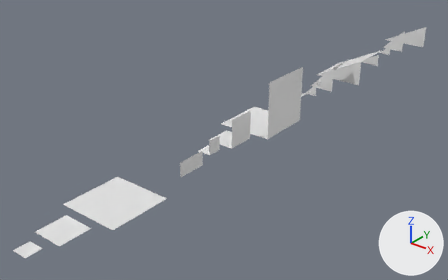
One commit to the FBX model Assets/Models/Environment/BuildingBlocks.fbx: the scene before it, then after it.
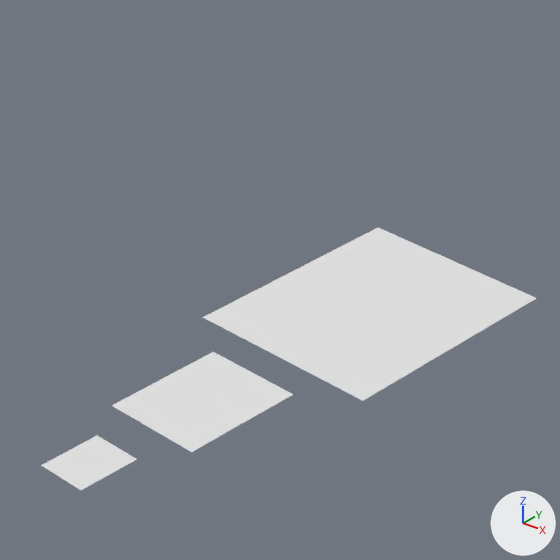
Each version is shown whole from a 50 mm camera at (11.49, -21.05, 8.97) aimed at (-0.98, -5.46, -0.69), then close up on the part from 0% to 39% of the width and 38% to 100% of the height. Every picture has the same lights, and +X, +Y and +Z are marked at lower right. Materials are left out; every surface is plain grey. Where no turn or scale is listed for an object, it has been applied to the vertices.

In view in the first close-up: 'Ceiling 100x100', 'Ceiling 200x200', 'Ceiling 50x50'.
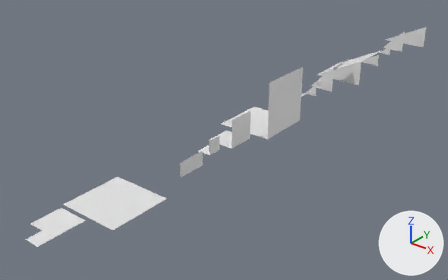
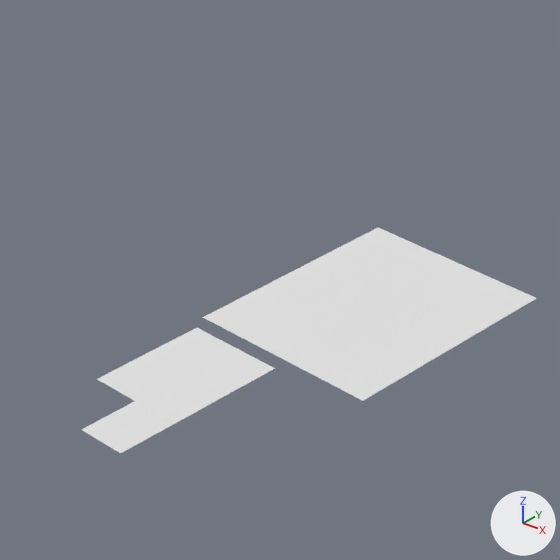
Diff of the bpy script that builds the scene:
```diff
--- a/Assets/Models/Environment/BuildingBlocks.fbx.py
+++ b/Assets/Models/Environment/BuildingBlocks.fbx.py
@@ ob_ceiling_50x50 @@
 ob_ceiling_50x50 = bpy.data.objects.new('Ceiling 50x50', me_mesh_017)
-ob_ceiling_50x50.location = (0.0, -14.32, 0.0)
+ob_ceiling_50x50.location = (-0.16, -13.85, 0.0)
@@ ob_ceiling_100x100 @@
 ob_ceiling_100x100 = bpy.data.objects.new('Ceiling 100x100', me_mesh_015)
-ob_ceiling_100x100.location = (0.0, -13.25, 0.0)
+ob_ceiling_100x100.location = (-0.41, -13.1, 0.0)
```

Boxes (x1, y1, x2, y2) around the edits, measured in the close-ups (560 x 560 px):
'Ceiling 100x100', moved: before (112, 352, 293, 452); after (97, 328, 275, 424)
'Ceiling 50x50', moved: before (41, 435, 137, 490); after (82, 401, 174, 453)
